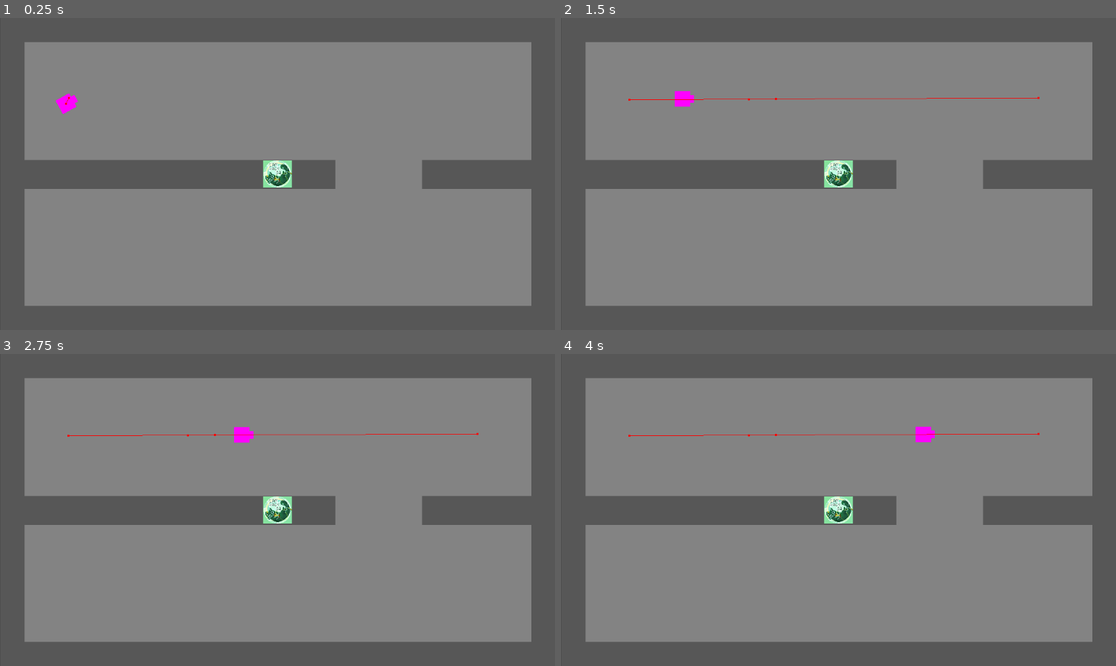
Above: before the commit, frames 1-4 (two rows, left to right).
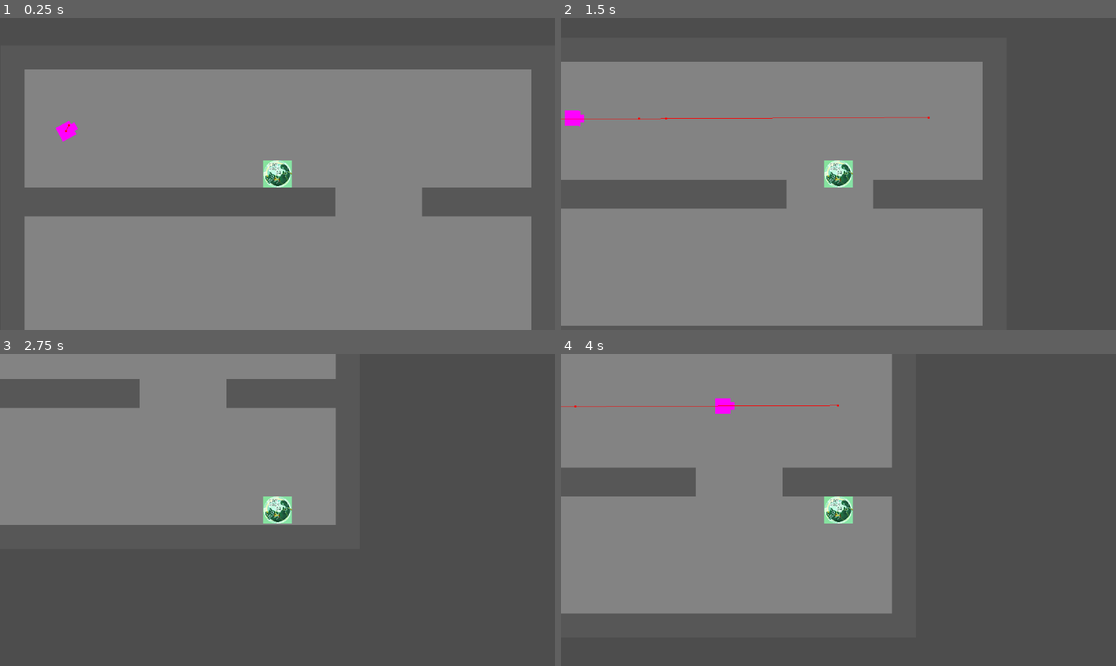
Above: after the commit, the same moments.

Repository: AmirH32/Bot-Or-Not
Game: Godot game, scene res://scenes/world.tscn
Two runs of this game, one before a commit and one after it. Both use one fixed random seed, a clock stepped at 60 frames per second and the inputs below.
Inputs:
- Up to frame 1 (0.25 s): no input
- Up to frame 2 (1.5 s): hold Right (ui_right) 0.53-1.28 s; hold Down (ui_down) from 1.28 s (still down)
- Up to frame 3 (2.75 s): release Down (ui_down) at 2.03 s; hold Right (ui_right) from 2.03 s (still down)
- Up to frame 4 (4 s): release Right (ui_right) at 2.78 s; hold Up (ui_up) 2.78-3.53 s; hold Left (ui_left) from 3.53 s (still down)

The runs differ from the first frame. In frame 1, 28% of the frame differs, in the area x 4-96%, y 7-100%; in frame 2, 35%; in frame 3, 64%, in the area x 0-96%, y 0-93%; in frame 4, 50%.

Commit message:
Fix player.gd path

Diff:
--- a/scenes/player.tscn
+++ b/scenes/player.tscn
@@ -1,6 +1,6 @@
 [gd_scene load_steps=4 format=3 uid="uid://dl7xbqfmamg68"]
 
-[ext_resource type="Script" path="res://player.gd" id="1_c10t3"]
+[ext_resource type="Script" path="res://Scripts/player.gd" id="1_c10t3"]
 [ext_resource type="Texture2D" uid="uid://dprdemrwi0ele" path="res://Screenshot 2024-11-02 145124.png" id="2_llxai"]
 
 [sub_resource type="RectangleShape2D" id="RectangleShape2D_i5f3n"]
